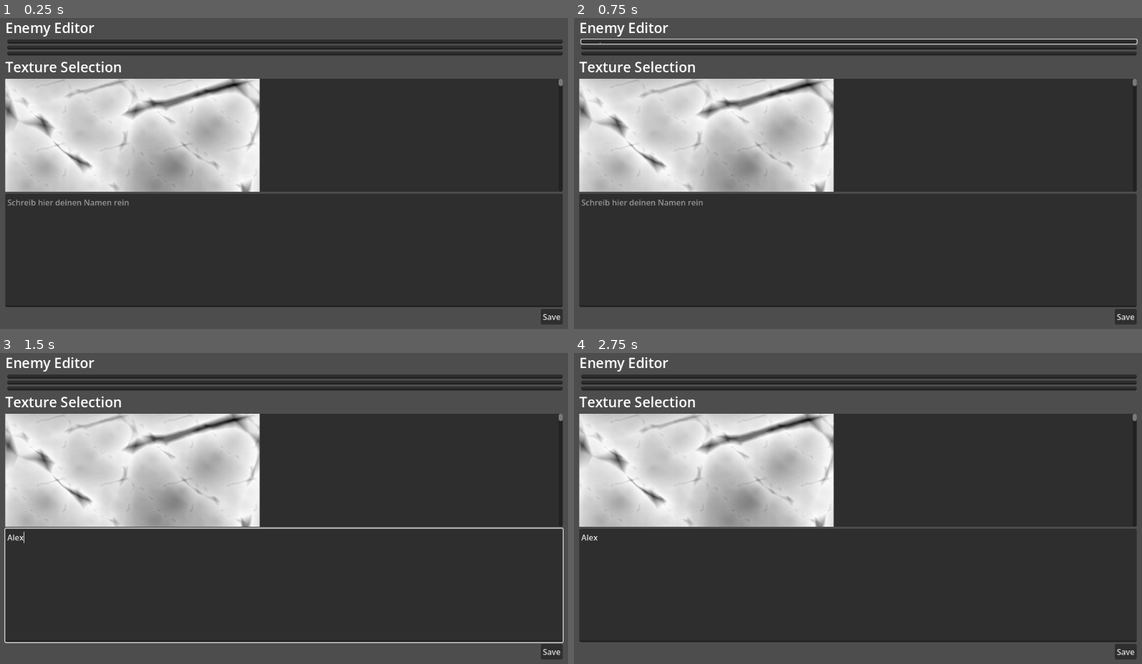
Above: before the commit, frames 1-4 (two rows, left to right).
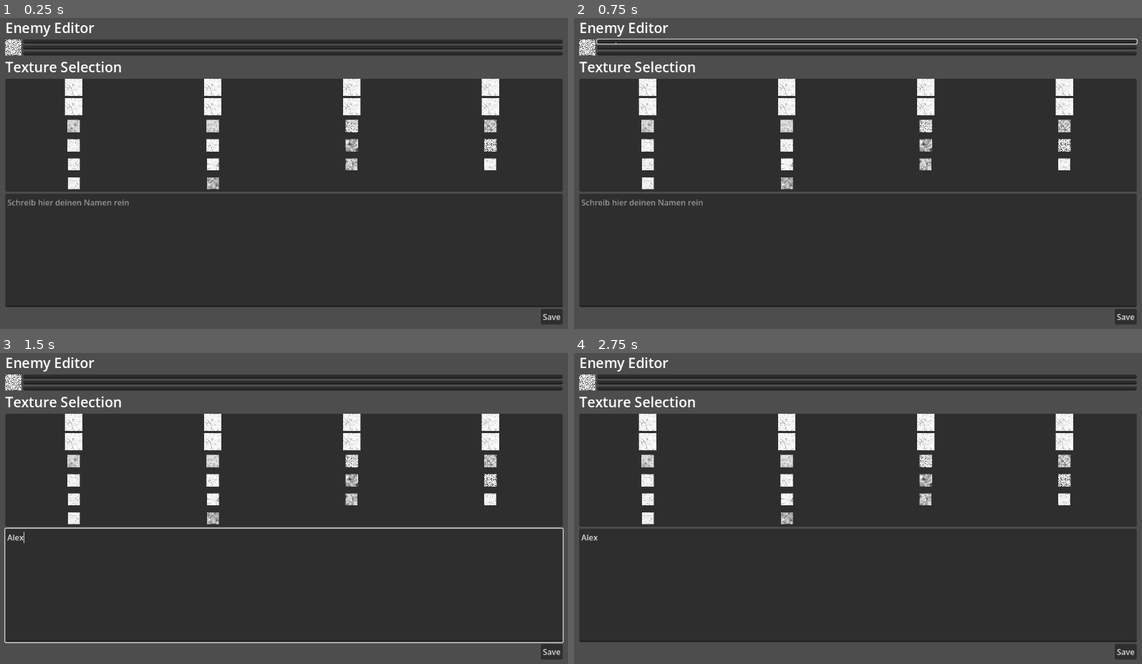
Above: after the commit, the same moments.

Repository: bnjmntmm/play_dungeon_crawler
Game: Godot game, scene res://feature/editor tool/ToolUI.tscn
The game is run twice, just before and just after one commit, with the same random seed, the same clock (stepped at 60 frames per second) and the same inputs. The project has no main scene, so this scene is started directly.
Inputs (mouse positions are in pixels of both pictures, inside the frame that each line leads up to):
- Up to frame 1 (0.25 s): no input
- Up to frame 2 (0.75 s): click (858, 42) at 0.52 s; type "Alex" at 0.6 s
- Up to frame 3 (1.5 s): click (284, 380) at 0.75 s; type "Alex" at 0.83 s; click (284, 387) at 0.98 s; type "Alex" at 1.07 s; click (284, 586) at 1.27 s; type "Alex" at 1.35 s
- Up to frame 4 (2.75 s): click (647, 421) at 2.02 s

The runs differ from the first frame. In frame 1, 17% of the frame differs, in the area x 0-100%, y 6-56%; in frame 2, 17%; in frame 3, 17%; in frame 4, 17%.

Commit message:
grd items shrink in size now but always adapt size instead of allowing scrolling

Diff:
--- a/feature/editor tool/ToolUI.tscn
+++ b/feature/editor tool/ToolUI.tscn
@@ -1,6 +1,7 @@
 [gd_scene format=3 uid="uid://b67wubyj4rlpj"]
 
-[ext_resource type="Texture2D" uid="uid://6xto8waiaegk" path="res://feature/shadow outline shader/Shadow_plt_shadow_s01.png" id="1_p04p2"]
+[ext_resource type="Texture2D" uid="uid://5qngx823b77k" path="res://feature/editor tool/Cracks/Cracks_02-512x512.png" id="1_p04p2"]
+[ext_resource type="Texture2D" uid="uid://cx313cyyhra11" path="res://feature/editor tool/Cracks/Cracks_01-512x512.png" id="2_pifnq"]
 
 [sub_resource type="GDScript" id="GDScript_ie1n7"]
 script/source = "@tool
@@ -12,7 +13,7 @@
 	populate_texture_selection()
 
 func populate_texture_selection():
-	var path = \"res://feature/Cracks/\"
+	var path = \"res://feature/editor tool/Cracks/\"
 	var grid_con_path = $MarginContainer/VBoxContainer/PanelContainer/ScrollContainer/GridContainer
 	print(\"populating texture grid\")
 	var dir = DirAccess.open(path)
@@ -28,23 +29,37 @@
 				# filter by file ending
 				var img:Image
 				var tex:ImageTexture
+
 				if file_name.ends_with(\"png\"):
 					print(\"file: \" + file_name)
 					img = Image.load_from_file(path + file_name)
 					tex = ImageTexture.create_from_image(img)
 
-				# perhaps do normal button plus background instead?
-
-				var button = TextureButton.new()
-				grid_con_path.add_child(button)
-				button.texture_normal = tex
-
-				# on button press setze variable (verknüpfe das signal I guess)
-				button.pressed.connect(on_texture_button_clicked)
+					# perhaps do normal button plus background instead?
+
+					var margin_con = MarginContainer.new()
+					grid_con_path.add_child(margin_con)
+					var margin_value:int = 5
+					margin_con.add_theme_constant_override(\"margin_top\", margin_value)
+					margin_con.add_theme_constant_override(\"margin_left\", margin_value)
+					margin_con.add_theme_constant_override(\"margin_bottom\", margin_value)
+					margin_con.add_theme_constant_override(\"margin_right\", margin_value)
+					margin_con.size_flags_horizontal = Control.SIZE_EXPAND_FILL
+					margin_con.size_flags_vertical = Control.SIZE_EXPAND_FILL
+
+					var button = TextureButton.new()
+					margin_con.add_child(button)
+					print(\"tex: \", tex)
+					button.texture_normal = tex
+					button.ignore_texture_size = true
+					button.stretch_mode = TextureButton.STRETCH_KEEP_ASPECT_CENTERED
+
+					# on button press setze variable (verknüpfe das signal I guess)
+					button.pressed.connect(on_texture_button_clicked)
 			file_name = dir.get_next()
 	else:
 		print(\"Textures Filepath could not be accessed\")
-
+	print_tree_pretty()
 func on_texture_button_clicked():
 	# how do I know which button it is being pressed?
 	print(\"click\")
@@ -96,6 +111,7 @@
 layout_mode = 2
 size_flags_horizontal = 0
 texture = ExtResource("1_p04p2")
+expand_mode = 2
 
 [node name="VBoxContainer" type="VBoxContainer" parent="MarginContainer/VBoxContainer/HBoxContainer" unique_id=1856025121]
 layout_mode = 2
@@ -127,10 +143,102 @@
 
 [node name="ScrollContainer" type="ScrollContainer" parent="MarginContainer/VBoxContainer/PanelContainer" unique_id=1359343169]
 layout_mode = 2
+horizontal_scroll_mode = 0
+vertical_scroll_mode = 4
 
 [node name="GridContainer" type="GridContainer" parent="MarginContainer/VBoxContainer/PanelContainer/ScrollContainer" unique_id=594782071]
 layout_mode = 2
-size_flags_vertical = 3
+size_flags_horizontal = 3
+size_flags_vertical = 3
+columns = 4
+
+[node name="MarginContainer" type="MarginContainer" parent="MarginContainer/VBoxContainer/PanelContainer/ScrollContainer/GridContainer" unique_id=1235115548]
+layout_mode = 2
+size_flags_horizontal = 3
+size_flags_vertical = 3
+
+[node name="TextureButton" type="TextureButton" parent="MarginContainer/VBoxContainer/PanelContainer/ScrollContainer/GridContainer/MarginContainer" unique_id=350229904]
+layout_mode = 2
+texture_normal = ExtResource("2_pifnq")
+ignore_texture_size = true
+stretch_mode = 5
+
+[node name="MarginContainer2" type="MarginContainer" parent="MarginContainer/VBoxContainer/PanelContainer/ScrollContainer/GridContainer" unique_id=727697578]
+layout_mode = 2
+size_flags_horizontal = 3
+size_flags_vertical = 3
+
+[node name="TextureButton" type="TextureButton" parent="MarginContainer/VBoxContainer/PanelContainer/ScrollContainer/GridContainer/MarginContainer2" unique_id=1155894825]
+layout_mode = 2
+texture_normal = ExtResource("2_pifnq")
+ignore_texture_size = true
+stretch_mode = 5
+
+[node name="MarginContainer3" type="MarginContainer" parent="MarginContainer/VBoxContainer/PanelContainer/ScrollContainer/GridContainer" unique_id=1965690275]
+layout_mode = 2
+size_flags_horizontal = 3
+size_flags_vertical = 3
+
+[node name="TextureButton" type="TextureButton" parent="MarginContainer/VBoxContainer/PanelContainer/ScrollContainer/GridContainer/MarginContainer3" unique_id=678330174]
+layout_mode = 2
+texture_normal = ExtResource("2_pifnq")
+ignore_texture_size = true
+stretch_mode = 5
+
+[node name="MarginContainer4" type="MarginContainer" parent="MarginContainer/VBoxContainer/PanelContainer/ScrollContainer/GridContainer" unique_id=1206838579]
+layout_mode = 2
+size_flags_horizontal = 3
+size_flags_vertical = 3
+
+[node name="TextureButton" type="TextureButton" parent="MarginContainer/VBoxContainer/PanelContainer/ScrollContainer/GridContainer/MarginContainer4" unique_id=952759230]
+layout_mode = 2
+texture_normal = ExtResource("2_pifnq")
+ignore_texture_size = true
+stretch_mode = 5
+
+[node name="MarginContainer5" type="MarginContainer" parent="MarginContainer/VBoxContainer/PanelContainer/ScrollContainer/GridContainer" unique_id=2022497749]
+layout_mode = 2
+size_flags_horizontal = 3
+size_flags_vertical = 3
+
+[node name="TextureButton" type="TextureButton" parent="MarginContainer/VBoxContainer/PanelContainer/ScrollContainer/GridContainer/MarginContainer5" unique_id=462365529]
+layout_mode = 2
+texture_normal = ExtResource("2_pifnq")
+ignore_texture_size = true
+stretch_mode = 5
+
+[node name="MarginContainer6" type="MarginContainer" parent="MarginContainer/VBoxContainer/PanelContainer/ScrollContainer/GridContainer" unique_id=2062224647]
+layout_mode = 2
+size_flags_horizontal = 3
+size_flags_vertical = 3
+
+[node name="TextureButton" type="TextureButton" parent="MarginContainer/VBoxContainer/PanelContainer/ScrollContainer/GridContainer/MarginContainer6" unique_id=1418675036]
+layout_mode = 2
+texture_normal = ExtResource("2_pifnq")
+ignore_texture_size = true
+stretch_mode = 5
+
+[node name="MarginContainer7" type="MarginContainer" parent="MarginContainer/VBoxContainer/PanelContainer/ScrollContainer/GridContainer" unique_id=65616001]
+layout_mode = 2
+size_flags_horizontal = 3
+size_flags_vertical = 3
+
+[node name="TextureButton" type="TextureButton" parent="MarginContainer/VBoxContainer/PanelContainer/ScrollContainer/GridContainer/MarginContainer7" unique_id=1943167143]
+layout_mode = 2
+texture_normal = ExtResource("2_pifnq")
+ignore_texture_size = true
+stretch_mode = 5
+
+[node name="MarginContainer8" type="MarginContainer" parent="MarginContainer/VBoxContainer/PanelContainer/ScrollContainer/GridContainer" unique_id=227467497]
+layout_mode = 2
+size_flags_horizontal = 3
+size_flags_vertical = 3
+
+[node name="TextureButton" type="TextureButton" parent="MarginContainer/VBoxContainer/PanelContainer/ScrollContainer/GridContainer/MarginContainer8" unique_id=2019224706]
+layout_mode = 2
+texture_normal = ExtResource("2_pifnq")
+ignore_texture_size = true
+stretch_mode = 5
 
 [node name="TextEdit" type="TextEdit" parent="MarginContainer/VBoxContainer" unique_id=1569103048]
 layout_mode = 2
--- a/feature/editor tool/config_1.tres
+++ b/feature/editor tool/config_1.tres
@@ -1,6 +1,6 @@
 [gd_resource type="Resource" script_class="EnemyConfig" format=3 uid="uid://dvr7humrbyatx"]
 
-[ext_resource type="Script" uid="uid://belt2hta6ej20" path="res://feature/editor tool/ConfigBase.gd" id="1_yo3e1"]
+[ext_resource type="Script" uid="uid://belt2hta6ej20" path="res://feature/editor tool/enemy_config_base.gd" id="1_yo3e1"]
 
 [resource]
 script = ExtResource("1_yo3e1")
Renamed: feature/Cracks/Cracks_01-512x512.png -> feature/editor tool/Cracks/Cracks_01-512x512.png
Not shown, changed: feature/editor tool/Cracks/Cracks_01-512x512.png.import
Renamed: feature/Cracks/Cracks_02-512x512.png -> feature/editor tool/Cracks/Cracks_02-512x512.png
Not shown, changed: feature/editor tool/Cracks/Cracks_02-512x512.png.import
Renamed: feature/Cracks/Cracks_03-512x512.png -> feature/editor tool/Cracks/Cracks_03-512x512.png
Not shown, changed: feature/editor tool/Cracks/Cracks_03-512x512.png.import
Renamed: feature/Cracks/Cracks_04-512x512.png -> feature/editor tool/Cracks/Cracks_04-512x512.png
Not shown, changed: feature/editor tool/Cracks/Cracks_04-512x512.png.import
Renamed: feature/Cracks/Cracks_05-512x512.png -> feature/editor tool/Cracks/Cracks_05-512x512.png
Not shown, changed: feature/editor tool/Cracks/Cracks_05-512x512.png.import
Renamed: feature/Cracks/Cracks_06-512x512.png -> feature/editor tool/Cracks/Cracks_06-512x512.png
Not shown, changed: feature/editor tool/Cracks/Cracks_06-512x512.png.import
(and 18 more such lines)
